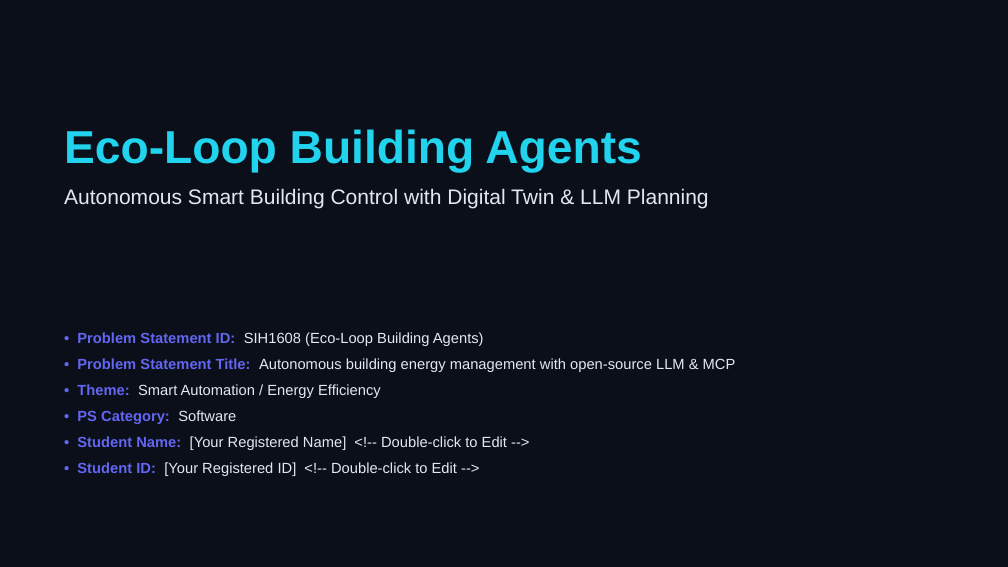
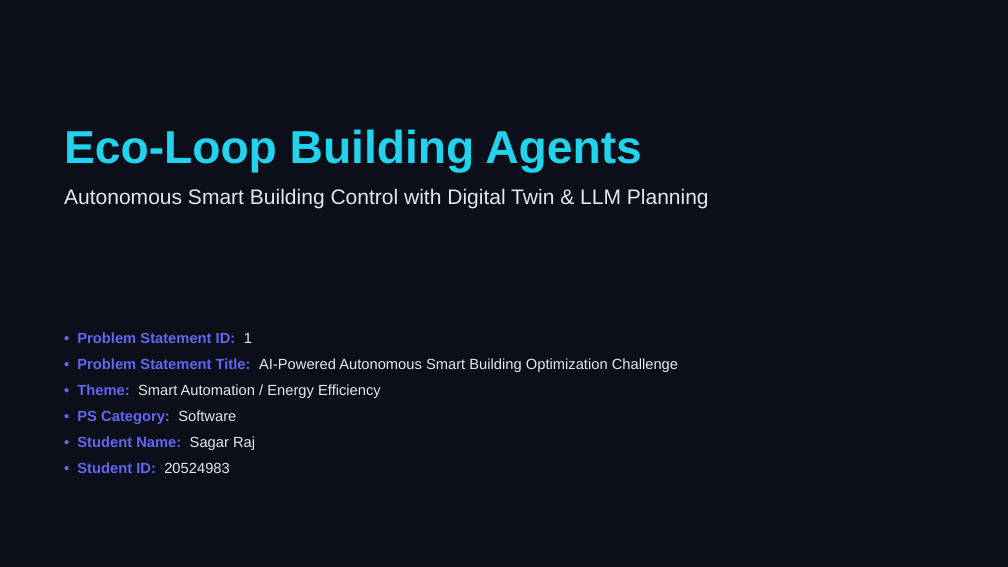
Before and after one commit to sagrraj/SentientBMS, a slide deck: slide 1 of SIH_Idea_Submission.pptx. Drawn at 1008x567 pixels with LibreOffice and Linux fonts; fonts in the diff are those of the drawing. Boxes give left, top, right and bottom in pixels: in the first picture for what was removed or moved away, otherwise in the second. Text is boxed around its words. In the diff, an @@ line names an element or a change of style, - is before the commit and + after.

Commit message:
docs: finalize SIH Idea Submission PPTX with student name and PS details

```diff
--- a/SIH_Idea_Submission.pptx
+++ b/SIH_Idea_Submission.pptx
@@ text at [77, 332, 678, 372]: text changed @@
-• Problem Statement ID: SIH1608 (Eco-Loop Building Agents)
-• Problem Statement Title: Autonomous building energy management with open-source LLM & MCP
+• Problem Statement ID: 1
+• Problem Statement Title: AI-Powered Autonomous Smart Building Optimization Challenge
@@ text at [77, 436, 255, 473]: text changed; text colour #E2E8F0 to #6366F1; bold on @@
-• Student Name: [Your Registered Name] <!-- Double-click to Edit -->
-• Student ID: [Your Registered ID] <!-- Double-click to Edit -->
+• Student Name: Sagar Raj
+• Student ID: 20524983
```
